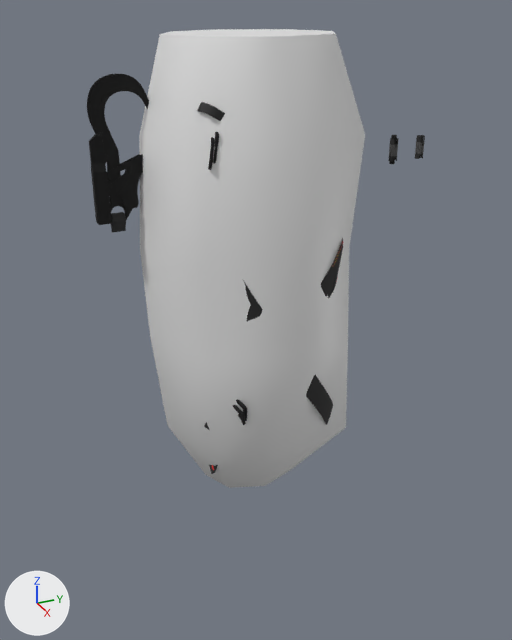
Renders of the FBX model Assets/Project/3D/LAN/安全帶.FBX from each side of a commit.
Both versions are drawn from a 50 mm lens placed at (-0.553, -0.516, 1.655), pointed at (-1.748, 0.021, 1.057). The axes (+X, +Y, +Z) are drawn at lower left. The lights are the same throughout. Where no turn or scale is listed for an object, it has been applied to the vertices. Vertices at the same position are counted once.

Script lines for the objects in view, before the commit:
```python
ob_object005 = bpy.data.objects.new('Object005', me_mesh_009)
ob_object005.location = (-1.712, 0.299, 1.36)
ob_object006 = bpy.data.objects.new('Object006', me_mesh_010)
ob_object006.location = (-1.712, 0.359, 1.36)
ob_安全帶_collinder = bpy.data.objects.new('安全帶_Collinder', me_mesh_012)
ob_安全帶_collinder.location = (-1.71, -0.009, 1.274)
ob_安全索勾_可動01 = bpy.data.objects.new('安全索勾_可動01', me_mesh_007)
ob_安全索勾_可動01.location = (-1.709, -0.228, 1.338)
ob_安全索勾_可動02 = bpy.data.objects.new('安全索勾_可動02', me_mesh_008)
ob_安全索勾_可動02.location = (-1.709, -0.265, 1.373)
ob_安全索勾_可動02.rotation_euler = (1.571, 0.0, -3.142)  # degrees (90, 0, -180)
ob_安全索勾_可動02.scale = (0.01, 0.01, 0.01)
ob_安全索勾_固定 = bpy.data.objects.new('安全索勾_固定', me_mesh_006)
ob_安全索勾_固定.location = (-1.709, -0.252, 1.32)
# also in view: '安全帶' at (-1.712, 0.019, 1.17)
```
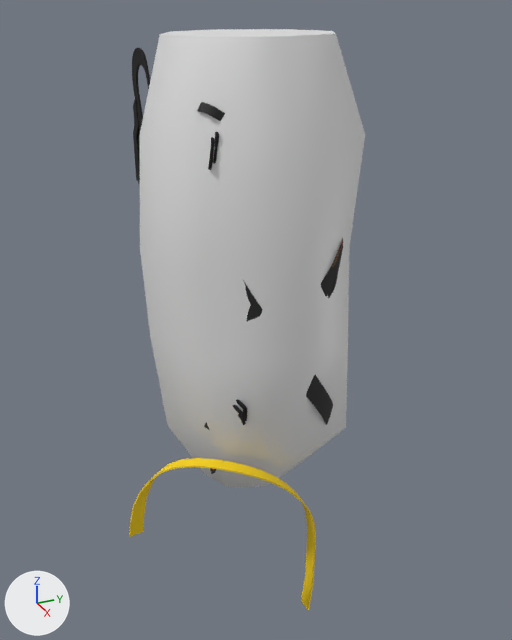
Where the newer file only moved an object's origin or applied its transform, the numbers keep the older frame.

Edits to the bpy script that builds the scene:
```text
Change me_mesh_007:
    where me_mesh_007.from_pydata(...)  # 4562 vertices, 4564 faces; spans x -0.0043..0.0043, y -0.0541..0.0616, z -0.0102..0.1091
    used by ob_安全索勾_可動01; location = (-1.709, -0.228, 1.338)
    me_mesh_007 part 1: the whole mesh is multiplied about its middle by the matrix ((0.0, 1.0, 0.0), (-1.151, 0.0, 0.0), (0.0, 0.0, 1.0)), then moved by (-0.0876, 0.0552, 0.0305)
Add me_mesh_006_1:
    me_mesh_006_1.from_pydata(...)  # 3664 vertices, 3653 faces; spans x -0.15..0.062, y -0.132..0.235, z -0.03..0.71
    # faces by material slot: [103, 160, 3390]
    me_mesh_006_1.materials.append(mat_yellow)  # yellow #ffd700
    me_mesh_006_1.materials.append(mat_blacksoft)  # black #262626
    me_mesh_006_1.materials.append(mat_silver)  # black #000000
Add me_mesh_008_1:
    me_mesh_008_1.from_pydata(...)  # 104 vertices, 103 faces; spans x -6.3..15.0, y -3.0..46.2, z -12.8..23.5
    me_mesh_008_1.materials.append(mat_yellow)  # yellow #ffd700
Remove ob_安全索勾_固定:
    ob_安全索勾_固定 = bpy.data.objects.new('安全索勾_固定', me_mesh_006)
    ob_安全索勾_固定.location = (-1.709, -0.252, 1.32)
Remove ob_object006:
    ob_object006 = bpy.data.objects.new('Object006', me_mesh_010)
    ob_object006.location = (-1.712, 0.359, 1.36)
Change ob_安全索勾_可動02:
    ob_安全索勾_可動02.location: (-1.709, -0.265, 1.373) -> (-1.837, -0.169, 1.403)
    ob_安全索勾_可動02.rotation_euler: (1.571, 0.0, -3.142) -> (1.571, 0.0, 1.571)  # degrees (90, 0, -180) -> degrees (90, 0, 90)
Remove ob_object005:
    ob_object005 = bpy.data.objects.new('Object005', me_mesh_009)
    ob_object005.location = (-1.712, 0.299, 1.36)
Add ob_左扣帶:
    ob_左扣帶 = bpy.data.objects.new('左扣帶', me_mesh_006_1)
    ob_左扣帶.location = (-1.769, -0.048, 0.865)
Add ob_右扣帶:
    ob_右扣帶 = bpy.data.objects.new('右扣帶', me_mesh_008_1)
    ob_右扣帶.location = (-1.648, -0.048, 0.865)
    ob_右扣帶.rotation_euler = (1.571, 0.0, 3.142)  # degrees (90, 0, 180)
    ob_右扣帶.scale = (-0.01, -0.01, -0.01)
```

What differs and where, as boxes [x1, y1, x2, y2] in the pictures (512 x 640 px):
'右扣帶', added (yellow): after [129, 458, 316, 611]
'安全索勾_固定', deleted (black): before [87, 74, 149, 232]
    faces in mat_silver (black #000000): [87, 74, 149, 220]
    faces in mat_blacksoft (black #262626): [110, 212, 126, 232]
'安全索勾_可動02', moved, turned: before [89, 132, 112, 225]; after [133, 99, 140, 181]
'安全索勾_可動01', reshaped: before [106, 154, 143, 209]; after [138, 137, 140, 158]
'左扣帶', added (black): after [132, 48, 150, 185]
    faces in mat_silver (black #000000): [132, 48, 150, 134]
'Object005', deleted: before [388, 135, 399, 164]
'Object006', deleted: before [415, 135, 425, 159]
